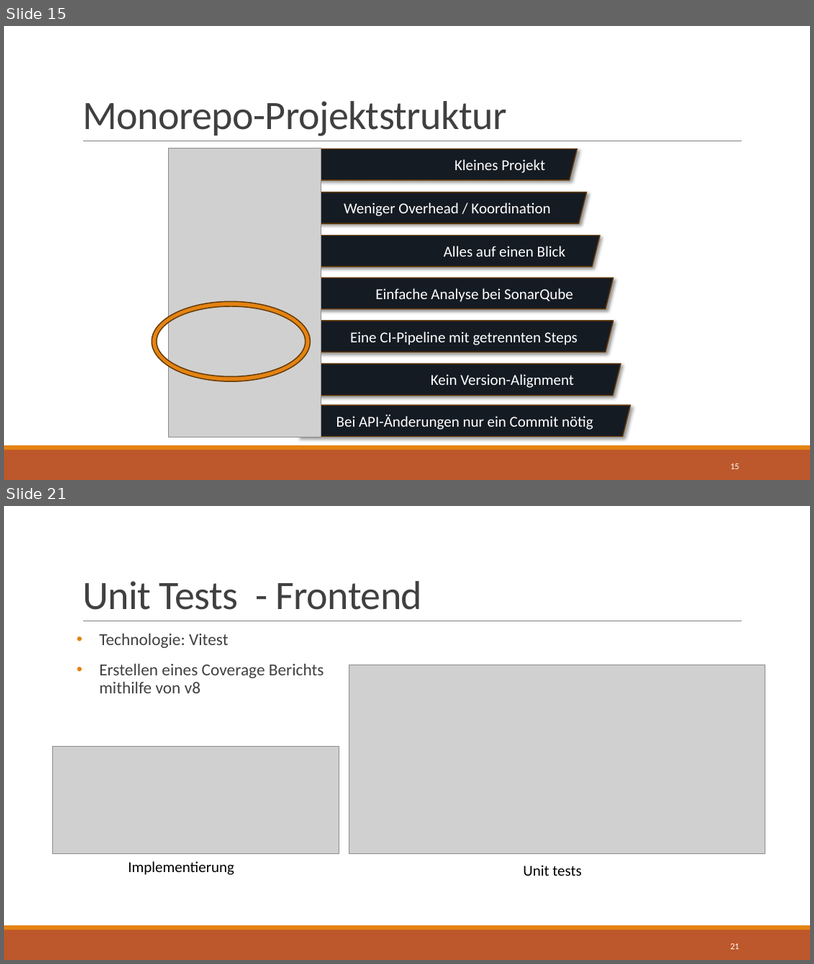
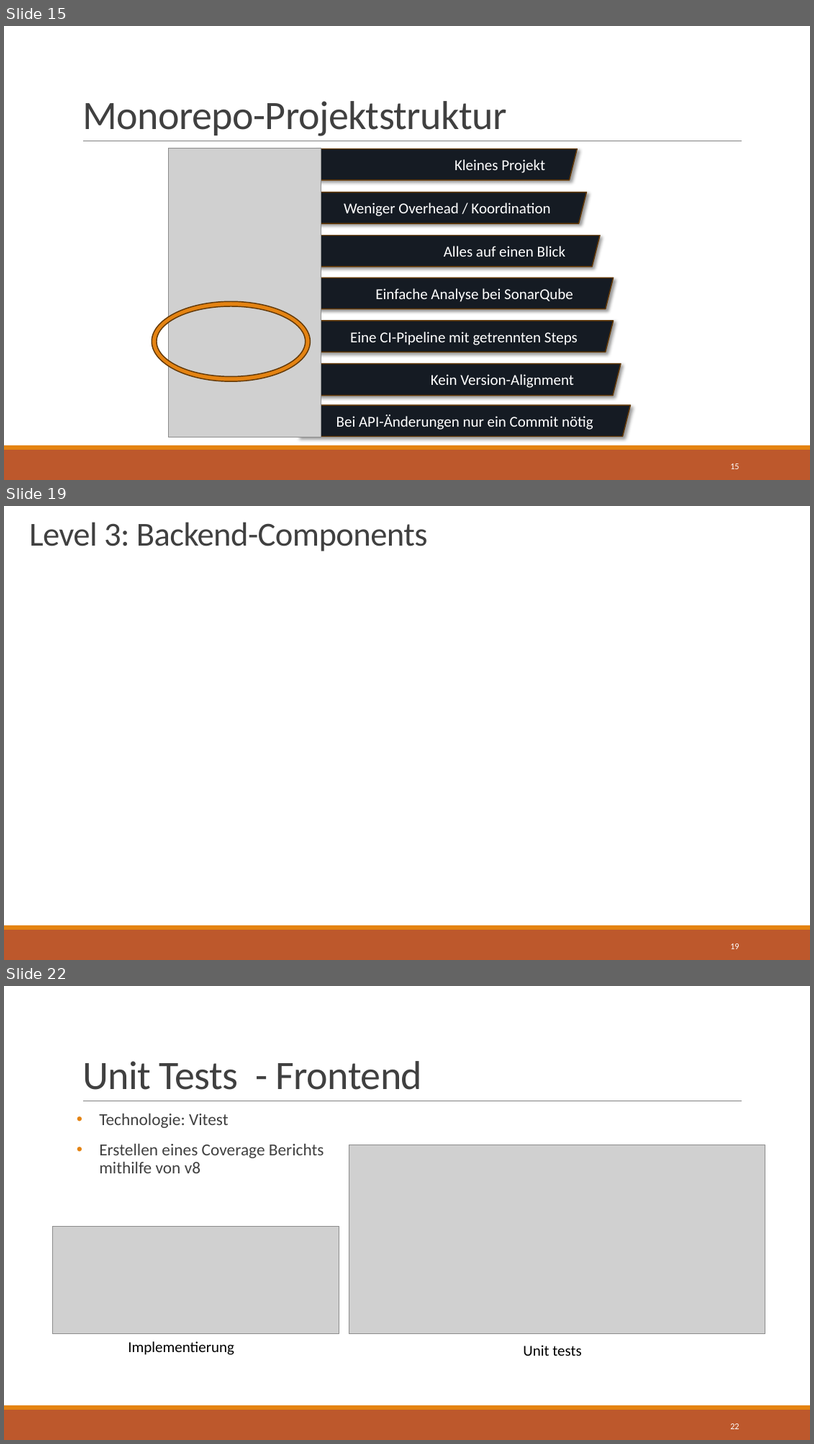
Before and after one commit to MiChillDev/sqs-project, a slide deck: docs/presentation/Group-4_SQS-Praesentation.pptx. Shown one above the other, each under a label of ours: slides 15 and 21 before the commit, slides 15, 19 and 22 after it; the slides between them are not shown. The pictures are 814x964 and 814x1444 pixels, drawn with LibreOffice and Linux fonts; fonts in the diff are those of the drawing; grey boxes stand for pictures; background and template pictures are left out. Boxes give left, top, right and bottom in pixels: in the first picture for what was removed or moved away, otherwise in the second. Text is boxed around its words. In the diff, an @@ line names an element or a change of style, - is before the commit and + after.

```diff
--- a/docs/presentation/Group-4_SQS-Praesentation.pptx
+++ b/docs/presentation/Group-4_SQS-Praesentation.pptx
@@ slide 19 added at bbox=[4, 506, 810, 960], background picture (left out); not listed: 2 template elements that a slide beside it also shows @@
@@ rectangle added at bbox=[23, 518, 434, 556], fill #FFFFFF @@
@@ title added at bbox=[29, 522, 428, 551], 40 pt, text #404040 @@
+Level 3: Backend-Components
@@ rectangle added at bbox=[70, 606, 754, 636], fill #FFFFFF @@
@@ rectangle added at bbox=[4, 933, 133, 960], fill #BD582C @@
@@ page number added at bbox=[730, 943, 739, 949], 10.5 pt, text #FFFFFF @@
+19
@@ what was slide 21 is now slide 22 @@
@@ page number at bbox=[730, 1423, 739, 1429]: text changed @@
-21
+22
```
Also in this commit, not shown: 2 slides changed, 3 other slides added, 3 slides removed, 2 other files.
